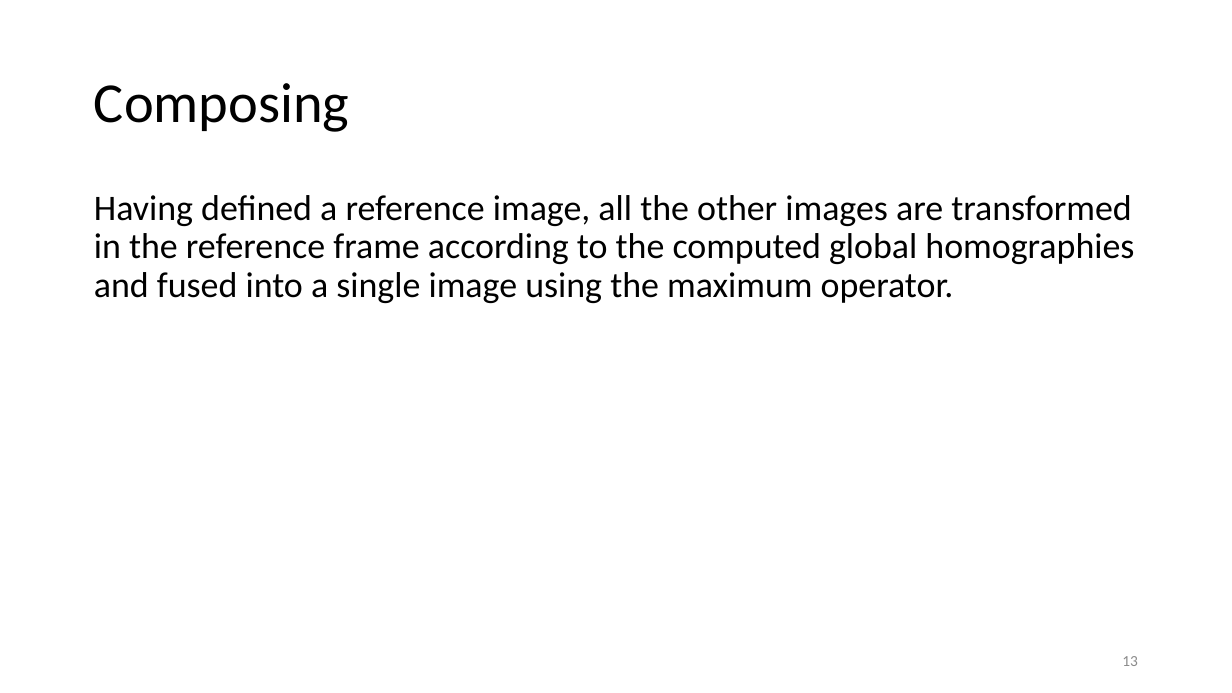
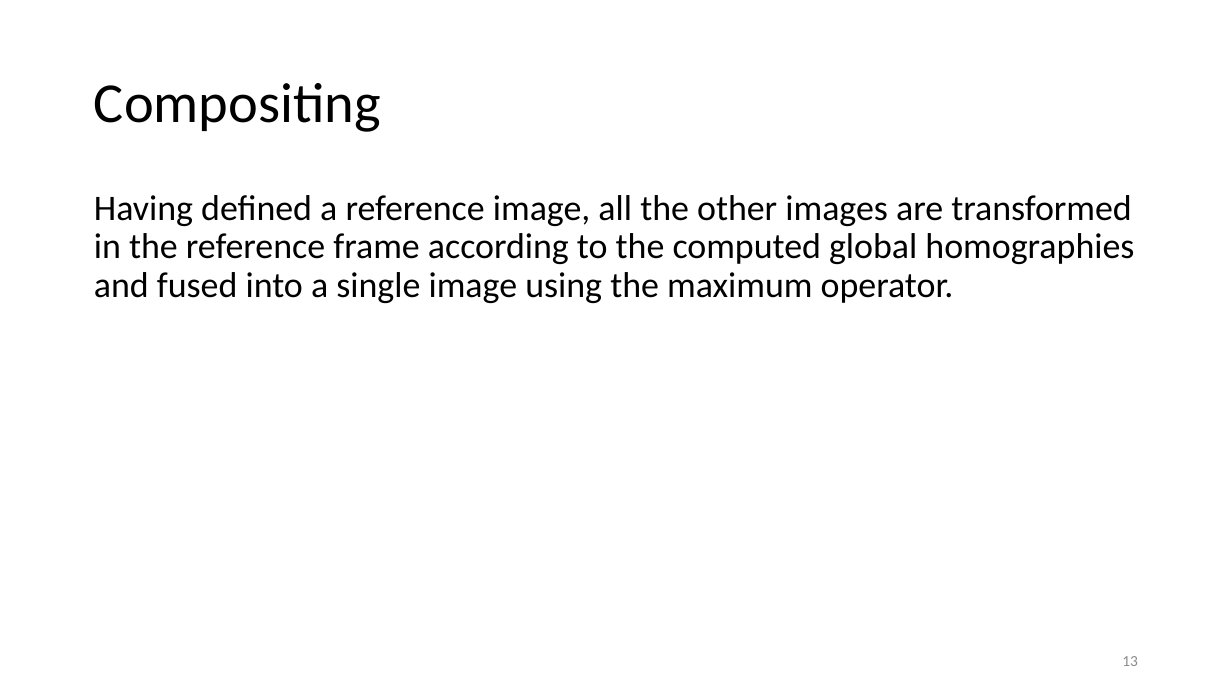
Before and after one commit to fasana-corrado/RGB-Mosaicing-via-Multigraph-Synchronization, a slide deck: slide 13 of presentation.pptx. Drawn at 1232x693 pixels with LibreOffice and Linux fonts; fonts in the diff are those of the drawing. Boxes give left, top, right and bottom in pixels: in the first picture for what was removed or moved away, otherwise in the second. Text is boxed around its words. In the diff, an @@ line names an element or a change of style, - is before the commit and + after.

```diff
--- a/presentation.pptx
+++ b/presentation.pptx
@@ title at (94,83,381,132): text changed @@
-Composing
+Compositing
```
Also in this commit, not shown: 3 other slides changed, 3 slides added, 1 slide removed, 10 other files.
